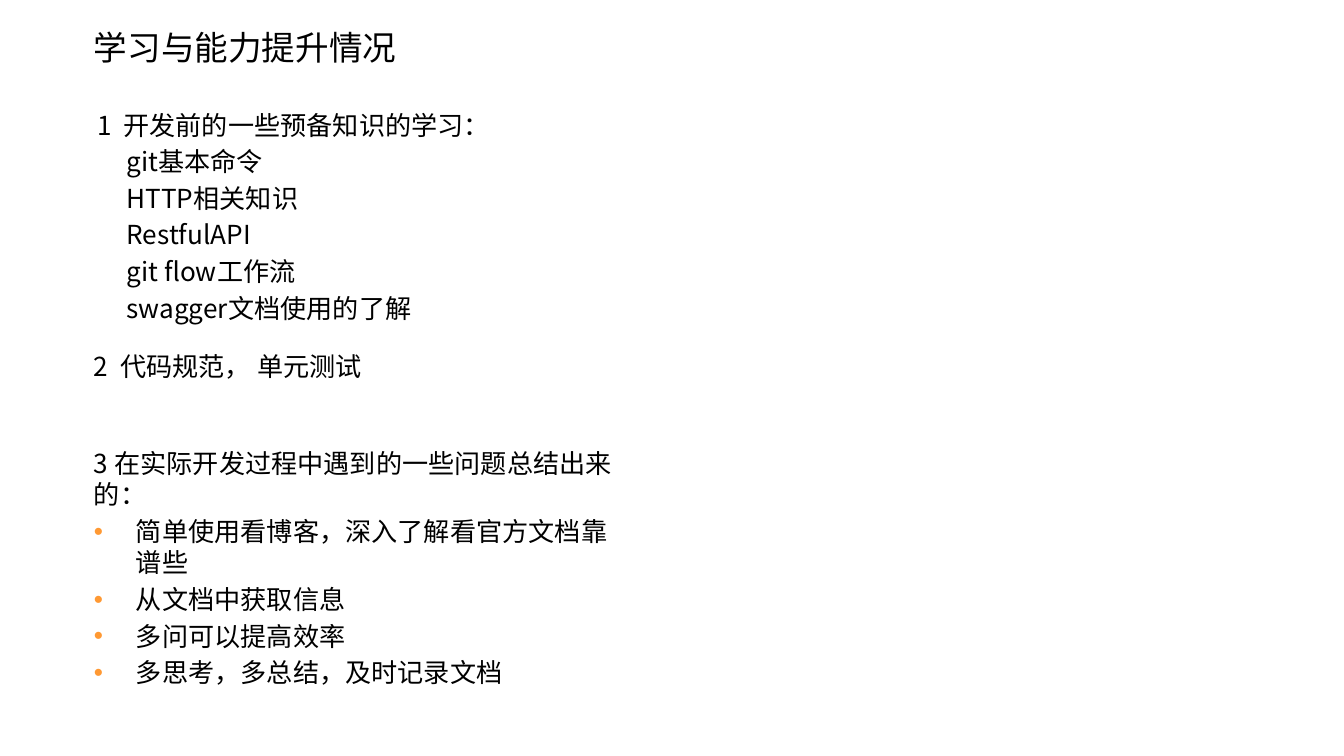
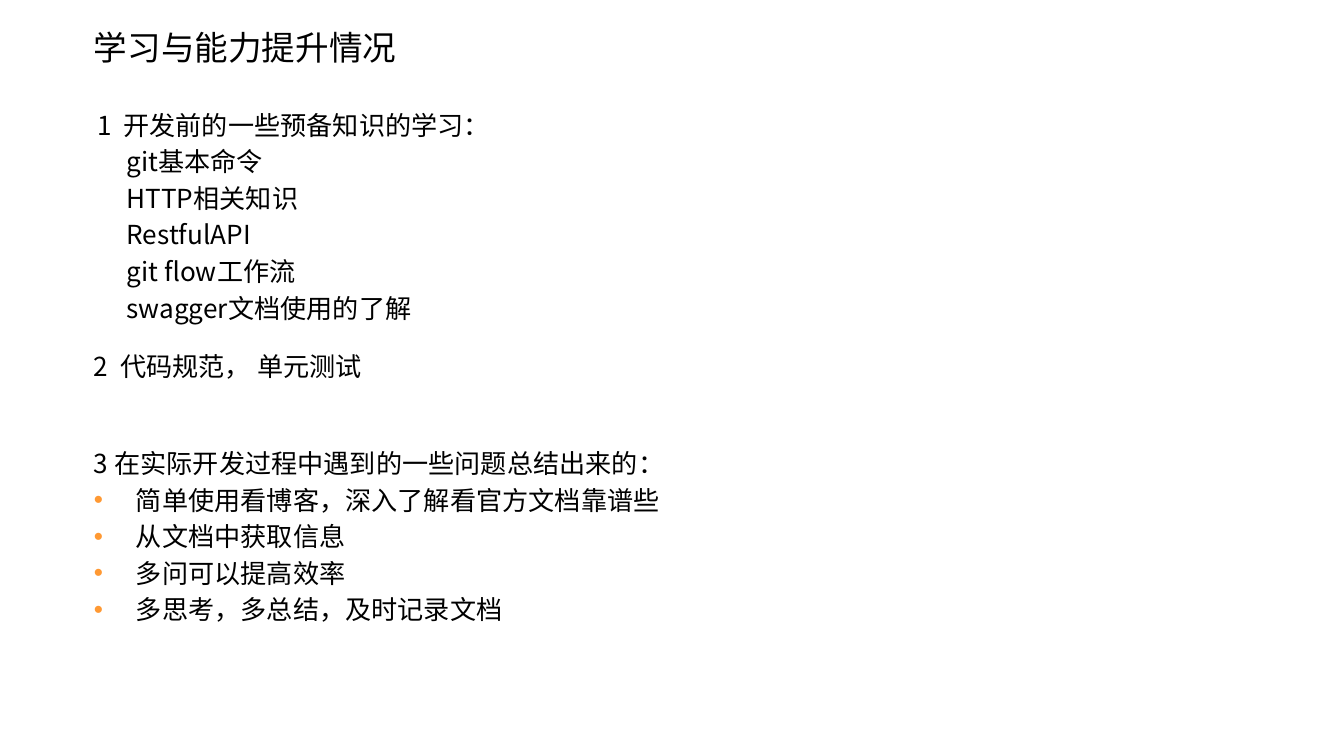
Before and after one commit to yerixuan/report, a slide deck: slide 8 of 实习考核报告-模板-2017-叶日旋.pptx. Drawn at 1344x756 pixels with LibreOffice and Linux fonts; fonts in the diff are those of the drawing; background and template pictures are left out. Boxes give left, top, right and bottom in pixels: in the first picture for what was removed or moved away, otherwise in the second. Text is boxed around its words. In the diff, an @@ line names an element or a change of style, - is before the commit and + after.

```diff
--- a/实习考核报告-模板-2017-叶日旋.pptx
+++ b/实习考核报告-模板-2017-叶日旋.pptx
@@ text "3 在实际开发过程中遇到的一些问题总结出来的：" rewrapped from [94,451,611,685] to [94,451,664,622] @@
```
Also in this commit, not shown: 3 other slides changed.
